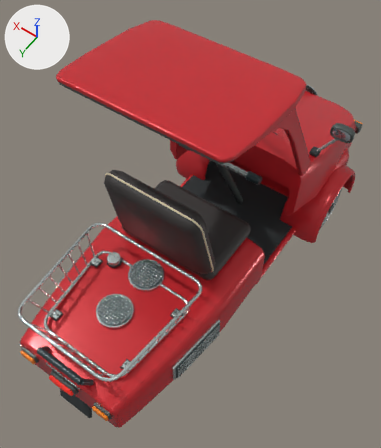
A saved change to the glTF model vehicles/shopping_trike.glb.
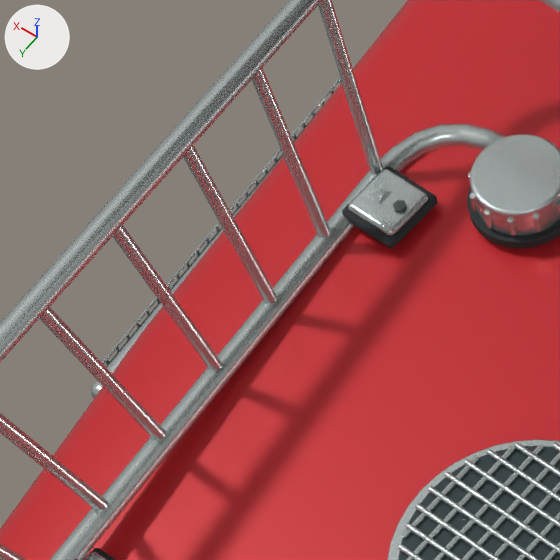
The first picture shows the older version from a 50 mm camera at (-1.046, 1.601, 2.878) aimed at (-0.037, 0.188, 0.659). The close-ups show the older and then the newer version on the part from 11% to 31% of the width and 52% to 69% of the height of that picture. Only the edits that show in the close-ups are written down. Arrows for +X, +Y and +Z are at upper left; the lights stay in place. Where no turn or scale is listed for an object, it has been applied to the vertices. Vertices at exactly the same position are counted once.

Objects in the first close-up: 'Basket foot plate.002', 'Basket rim', 'Basket rim.001', 'Basket wire.007', 'Basket wire.008', 'Basket wire.009', 'Basket wire.010', 'Basket wire.011', 'Basket wire.012', 'Deck vent recess.001', 'Engine intake wire mesh.001', 'Filler cap', 'Recess behind cooling slots.001', 'Seat pedestal and rear deck', 'Service vent surround.001' and 29 more.
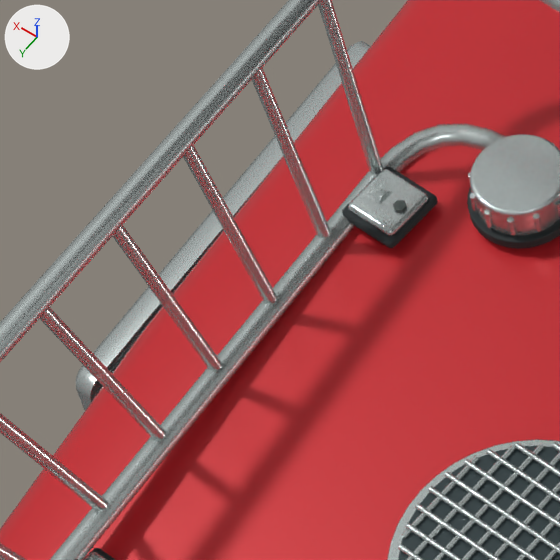
What the commit changed:
me_square_wire_grille_001 is used by ob_engine_intake_wire_mesh_001; location (0.0, 0.0, 0.0).
me_square_wire_grille_001 had 304 vertices, 304 faces and spanned x 0.403..0.441, y 0.492..0.808, z 0.326..0.448.
me_square_wire_grille_001 now has 304 vertices, 304 faces and spans x 0.398..0.436, y 0.488..0.812, z 0.325..0.449.
me_square_wire_grille_001 part 1: all 44 vertices in x 0.403..0.406, y 0.808, z 0.326..0.448 are moved by (-0.005, 0.004, 0.0).
Other edits to the shape of me_square_wire_grille_001 do not show in these pictures.
me_cube_023 is used by ob_recess_behind_cooling_slots_001; location (0.413, 0.65, 0.387).
me_cube_023 had 96 vertices, 188 faces and spanned x -0.024..0.024, y -0.162..0.162, z -0.062..0.062.
me_cube_023 now has 96 vertices, 188 faces and spans x -0.024..0.024, y -0.166..0.166, z -0.066..0.066.
me_cube_023 part 2: the whole mesh is multiplied about its middle by the matrix ((0.859, -0.019, 0.0), (-0.019, 1.03, 0.0), (0.0, 0.0, 1.078)).
Mesh me_rolled_side_vent_frame_001 is new.
It has 168 vertices, 336 faces and spans x 0.388..0.446, y 0.473..0.827, z 0.311..0.463.
It uses material mat_brushed_equipment_metal (light grey #c4cdcb).
Object 'Service vent surround.001' (ob_service_vent_surround_001) is deleted.
Object 'Rolled side vent frame.001' (ob_rolled_side_vent_frame_001) is new; it shows me_rolled_side_vent_frame_001.
Its location is (0.0, 0.0, 0.0).

Pixel boxes (x1, y1, x2, y2) of what changed, in the close-ups (560 x 560 px; the box of a moved part takes in the faces that stretch with it):
'Rolled side vent frame.001', added (mostly hidden): after (76, 41, 371, 410)
'Service vent surround.001', deleted (mostly hidden): before (91, 156, 283, 399)
part 1 of me_square_wire_grille_001, moved or reshaped (not visible afterwards): before (102, 64, 353, 364)
part 2 of me_cube_023, moved or reshaped (mostly hidden): before (106, 96, 331, 368); after (101, 353, 127, 388)
